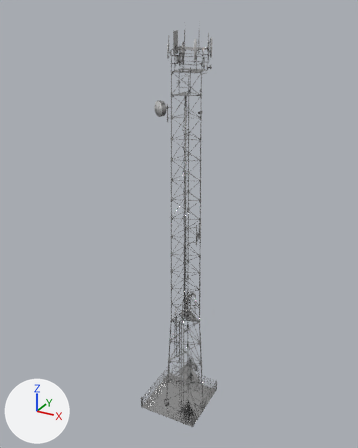
A saved change to the glTF model public/models/products/AgroCobertura/AntenaSmall.glb.
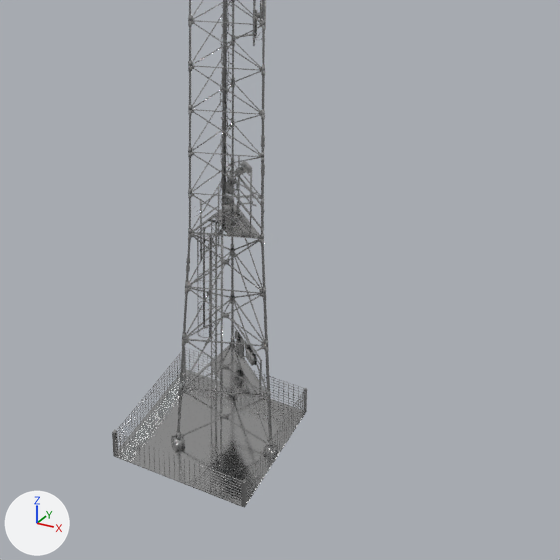
Each version is shown whole from a 50 mm lens placed at (15.8, -28.9, 30.8), pointed at (-0.3, 0.4, 16.1), then close up on the part from 27% to 88% of the width and 51% to 100% of the height. Arrows for +X, +Y and +Z are at lower left; the lights stay in place. Where no turn or scale is listed for an object, it has been applied to the vertices.

In view in the first close-up: 'Antena - ok - Procedural', 'Antena Base - Ok - Procedural'.
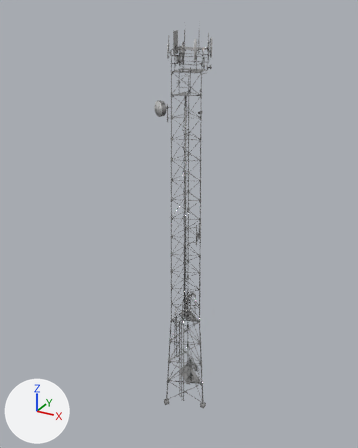
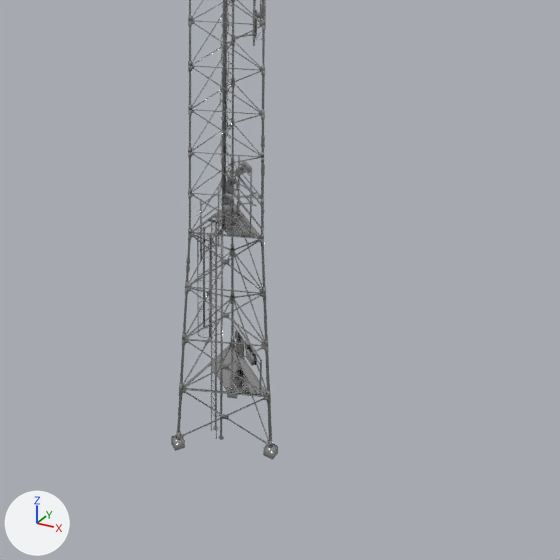
The newer file is also rescaled (x0.0798) as a whole; pictures and numbers use the older file's frame.

The change, as a diff of the scene's bpy script:
```diff
--- a/public/models/products/AgroCobertura/AntenaSmall.glb.py
+++ b/public/models/products/AgroCobertura/AntenaSmall.glb.py
@@ ob_antena_base___ok___procedural @@
-ob_antena_base___ok___procedural = bpy.data.objects.new('Antena Base - Ok - Procedural', me_cube_001)
-ob_antena_base___ok___procedural.location = (0.0, 0.0, 0.1)
```

What differs and where, as boxes [x1, y1, x2, y2] in the close-ups (560 x 560 px):
'Antena Base - Ok - Procedural', deleted: before [112, 347, 307, 508]
